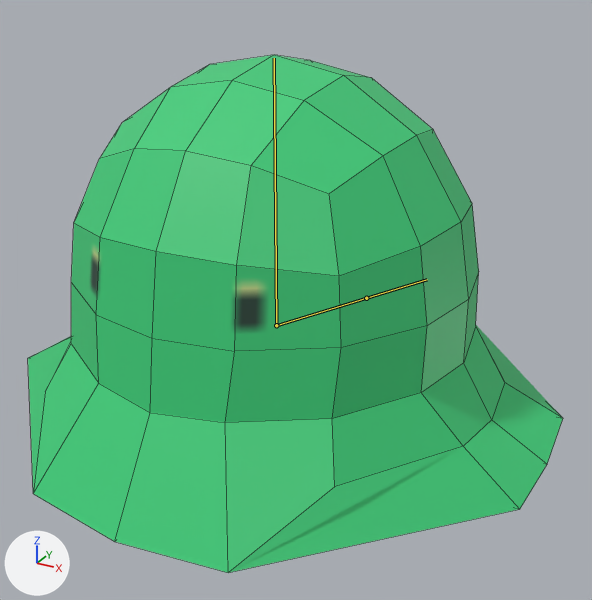
Renders of the FBX model WizardGame/Assets/Roxy/slime.fbx from each side of a commit.
Camera for both pictures: a 50 mm camera at (2.93, -5.01, 3.33) aimed at (0.25, -0.14, 0.9). Lighting does not change. The marker at lower left points along +X, +Y and +Z. The first picture is the older version. The bones that change, and the others that lie on the model, are drawn over the model as lines. Mesh edges are drawn as thin lines.

Names of what the first picture shows: 'slime'.
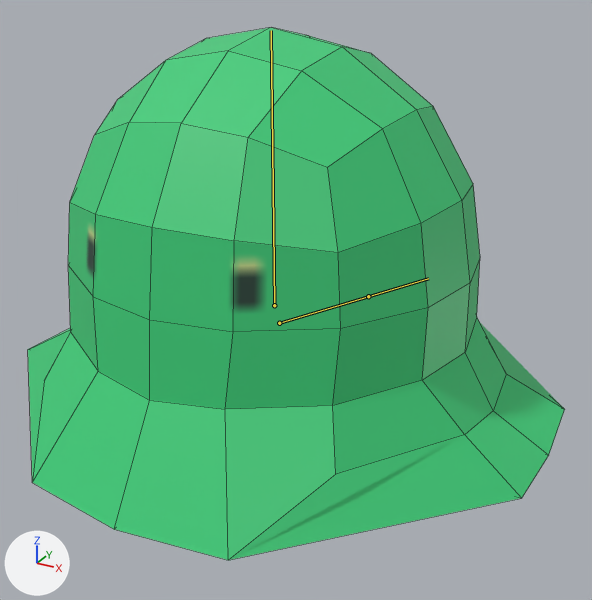
The newer file adds an action. The first version stands in its rest pose; the second is drawn at frame 16 of the action 'Armature|slime_idle'.

Changed parts and their boxes [x1, y1, x2, y2] in the pictures (592 x 600 px):
'slime', posed: before [28, 55, 563, 573]; after [28, 27, 565, 560]
bone 'Bone', root to tip: before (276, 325) to (274, 58); after (274, 305) to (271, 30)
bone 'Bone.002', root to tip: before (276, 325) to (366, 298); after (279, 323) to (368, 296)

What the commit changed:
Bone 'Bone' (bone_bone) moves from (0.0, 0.0, 0.0) to (0.0, 0.181, 0.032).
Bone 'Bone.002' (bone_bone_002) moves from (0.0, 0.0, 0.0) to (0.0, 0.043, 0.011).
